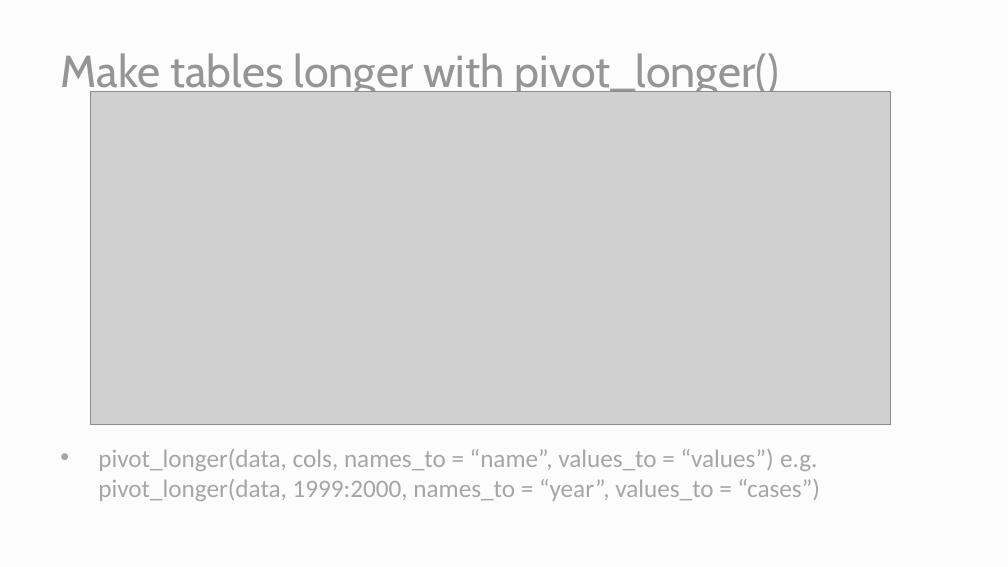
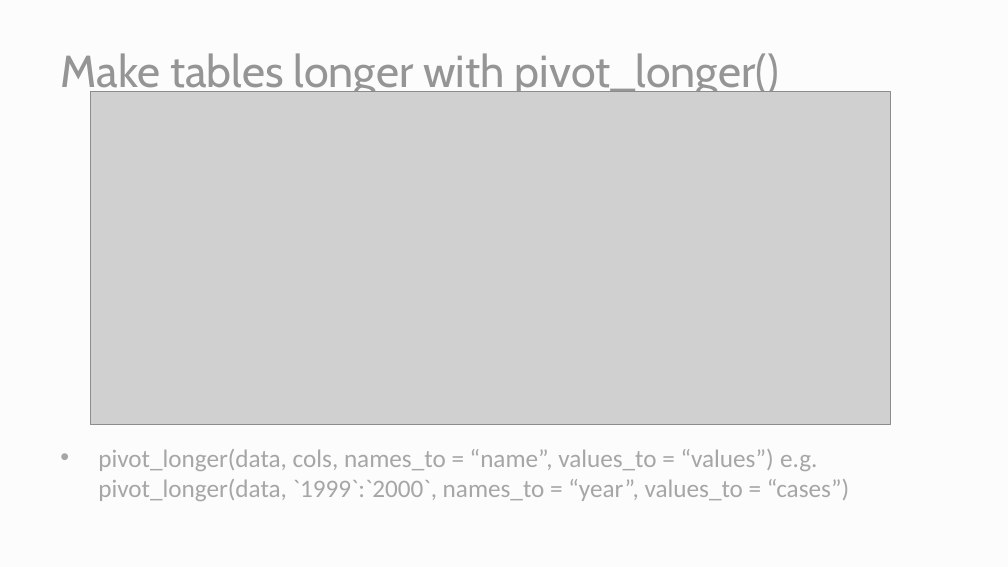
Before and after one commit to aweimann/floto-lab-learning-bioinformatics, a slide deck: slide 18 of docs/presentations/data_transformations.pptx. Drawn at 1008x567 pixels with LibreOffice and Linux fonts; fonts in the diff are those of the drawing; grey boxes stand for pictures. Boxes give left, top, right and bottom in pixels: in the first picture for what was removed or moved away, otherwise in the second. Text is boxed around its words. In the diff, an @@ line names an element or a change of style, - is before the commit and + after.

```diff
--- a/docs/presentations/data_transformations.pptx
+++ b/docs/presentations/data_transformations.pptx
@@ text at [98,449,849,501]: text changed @@
-• pivot_longer(data, cols, names_to = “name”, values_to = “values”) e.g.
-  pivot_longer(data, 1999:2000, names_to = “year”, values_to = “cases”)
+• pivot_longer(data, cols, names_to = “name”, values_to = “values”) e.g.
+  pivot_longer(data, `1999`:`2000`, names_to = “year”, values_to = “cases”)
```
Also in this commit, not shown: 8 other slides changed, 36 other files.
